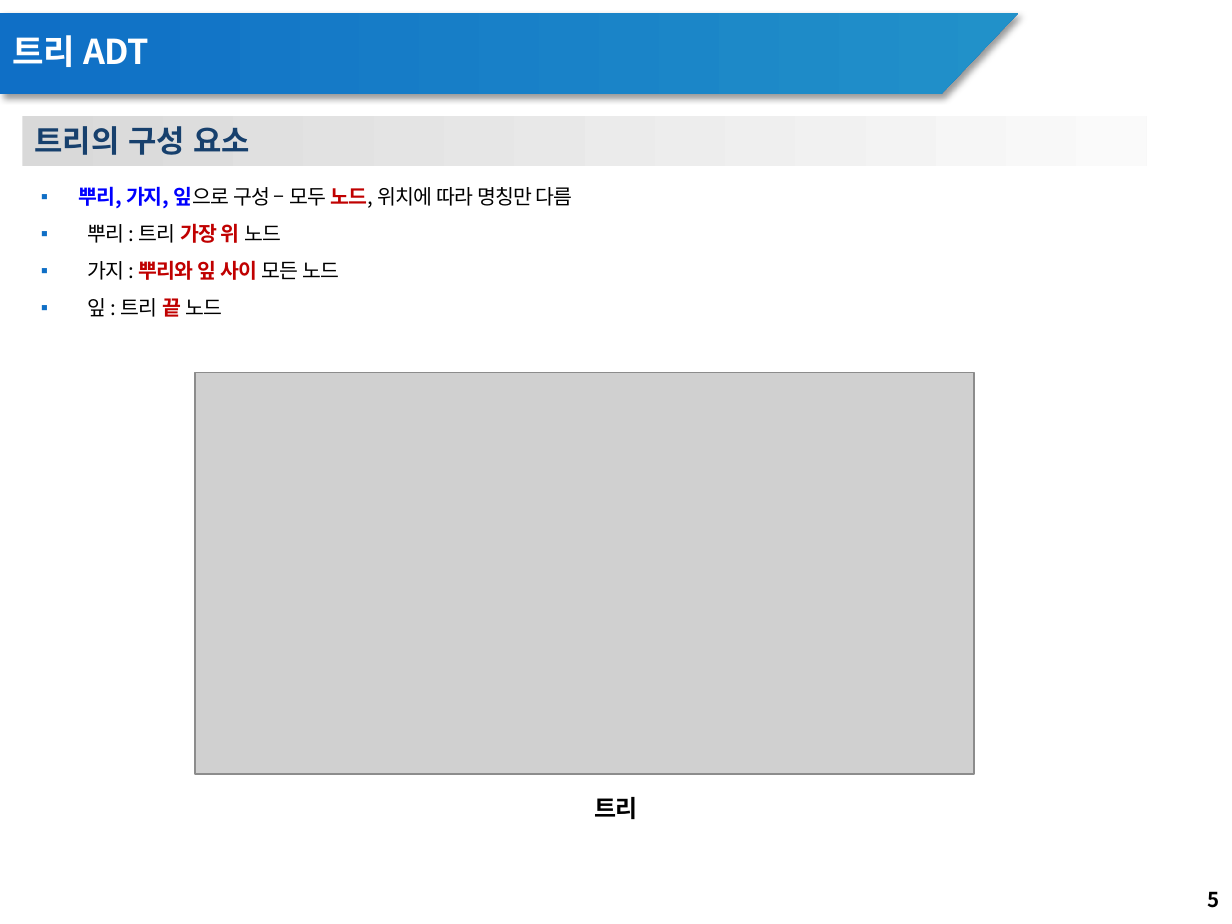
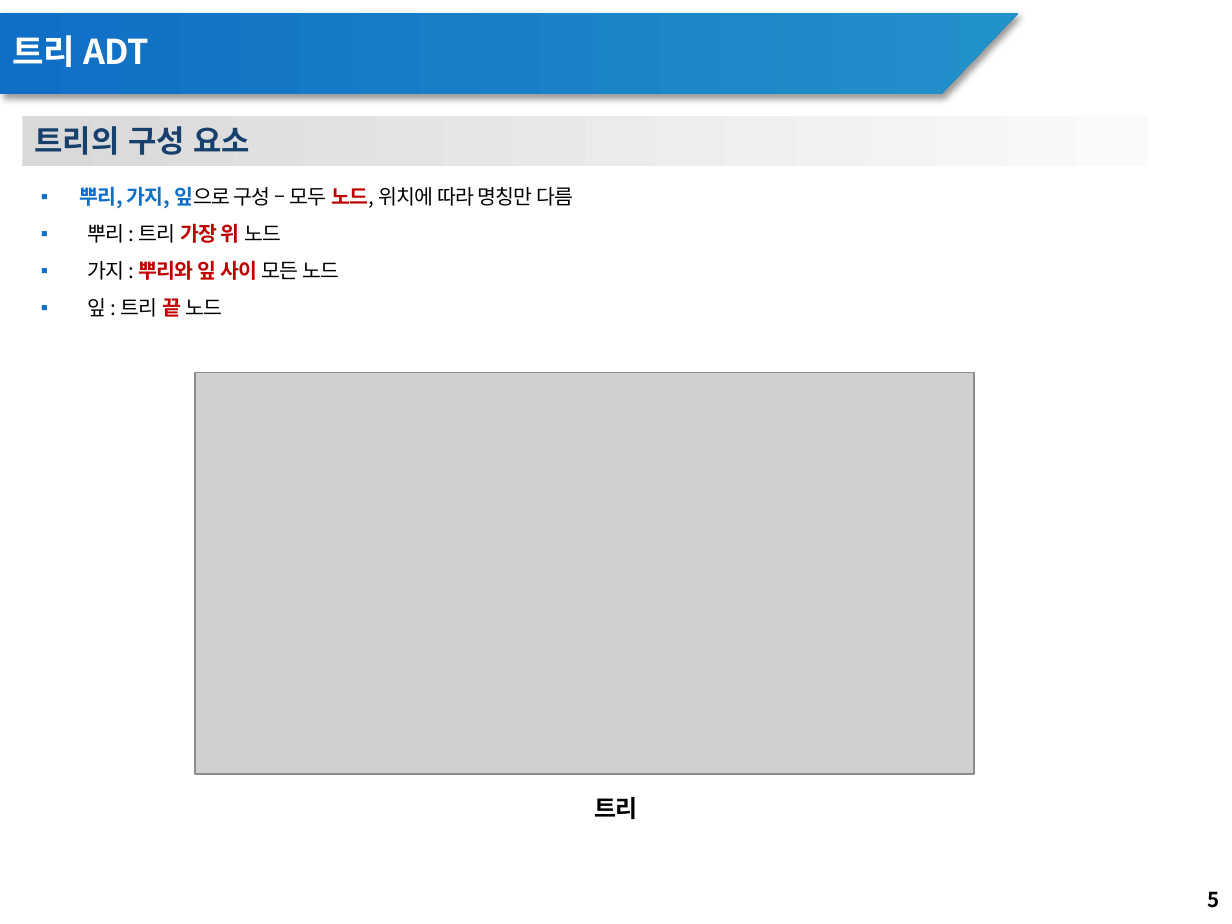
Before and after one commit to RTES-Lab/DataStructure-Study, a slide deck: slide 5 of tree/theory/트리 발표_김주원_조경호.pptx. Drawn at 1232x924 pixels with LibreOffice and Linux fonts; fonts in the diff are those of the drawing; grey boxes stand for pictures; background and template pictures are left out. Boxes give left, top, right and bottom in pixels: in the first picture for what was removed or moved away, otherwise in the second. Text is boxed around its words. In the diff, an @@ line names an element or a change of style, - is before the commit and + after.

```diff
--- a/tree/theory/트리 발표_김주원_조경호.pptx
+++ b/tree/theory/트리 발표_김주원_조경호.pptx
@@ text at (79, 186, 574, 208): text colour #0000FF to #0F6FC6 in "뿌리, 가지, 잎으로" @@
```
Also in this commit, not shown: 4 other slides changed.
